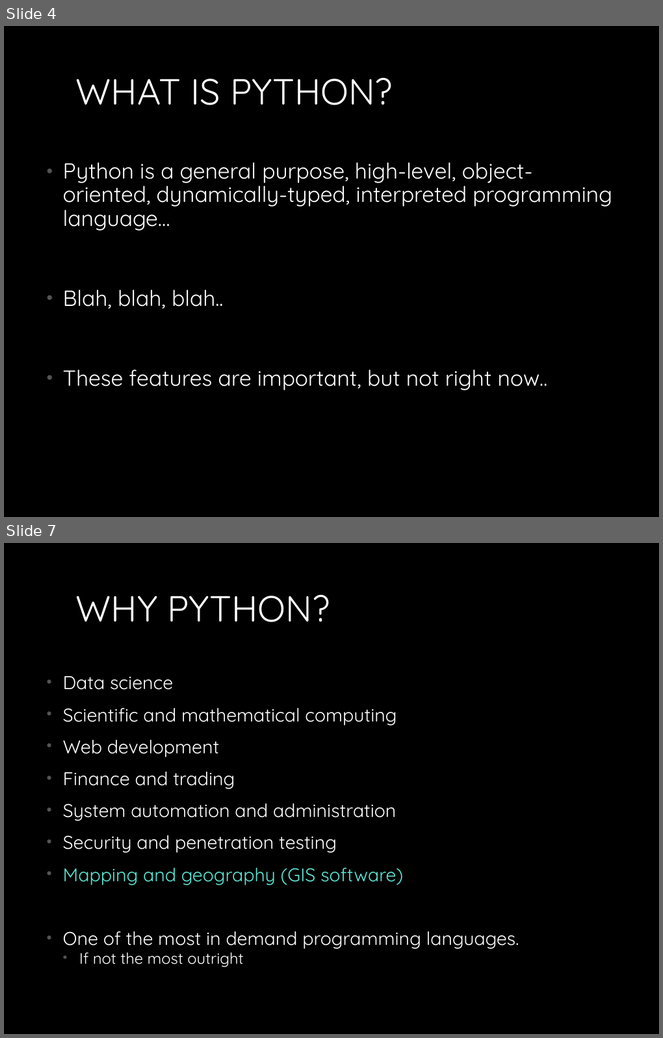
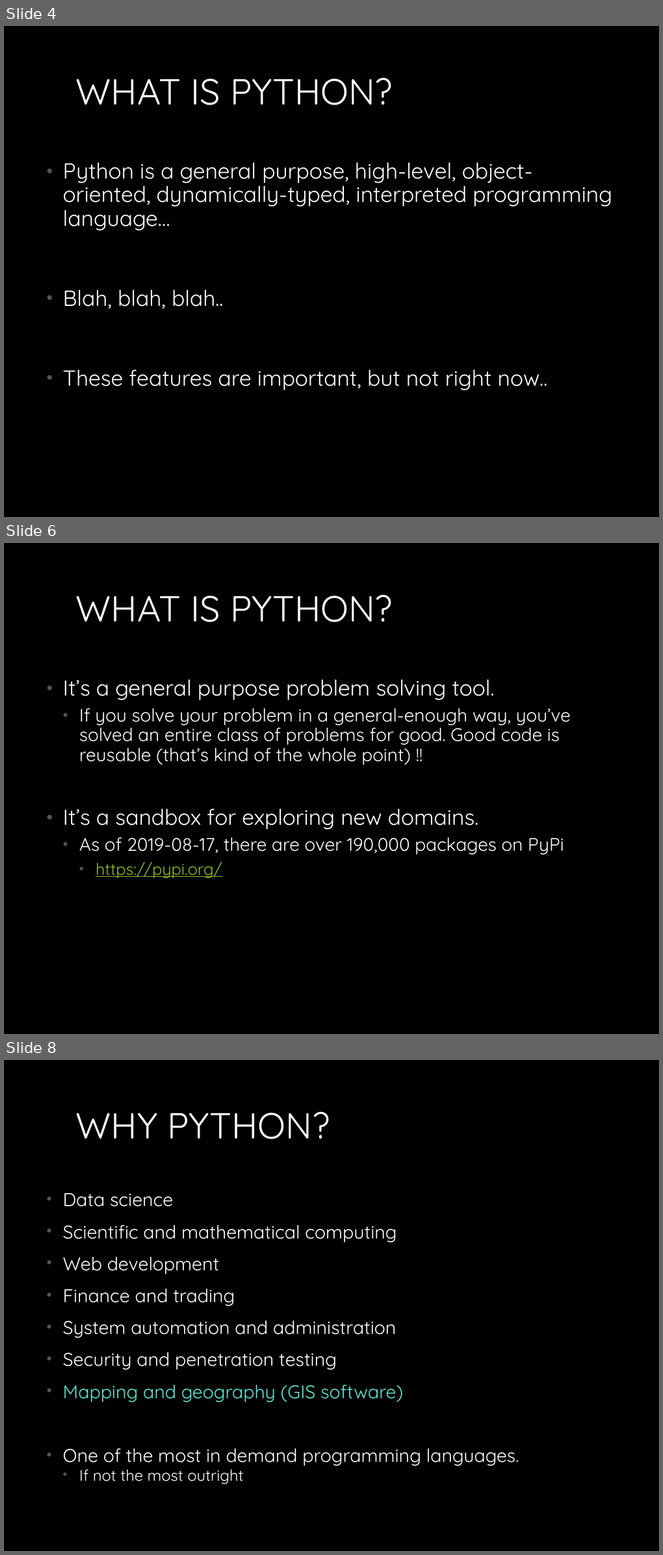
Before and after one commit to MichaelTroyer/Learning_Python_For_Fun_and_Profit, a slide deck: 1. Introduction/Introduction_to_Python.pptx. Shown one above the other, each under a label of ours: slides 4 and 7 before the commit, slides 4, 6 and 8 after it; the slides between them are not shown. The pictures are 663x1038 and 663x1555 pixels, drawn with LibreOffice and Linux fonts; fonts in the diff are those of the drawing. Boxes give left, top, right and bottom in pixels: in the first picture for what was removed or moved away, otherwise in the second. Text is boxed around its words. In the diff, an @@ line names an element or a change of style, - is before the commit and + after.

```diff
--- a/1. Introduction/Introduction_to_Python.pptx
+++ b/1. Introduction/Introduction_to_Python.pptx
@@ slide 6 added at (4,543,659,1034), background #000000 @@
@@ title added at (76,594,393,622), 40 pt, text #FFFFFF @@
+WHAT IS PYTHON?
@@ text added at (63,679,571,878), 20 pt, text #FFFFFF @@
+• It’s a general purpose problem solving tool.
+  • If you solve your problem in a general-enough way, you’ve solved an entire class of problems for good. Good code is reusable (that’s kind of the whole point) !!
+• It’s a sandbox for exploring new domains.
+  • As of 2019-08-17, there are over 190,000 packages on PyPi
+    • https://pypi.org/
@@ what was slide 7 is now slide 8 @@
```
Also in this commit, not shown: 6 slides changed, 3 other slides added, 1 slide removed, 8 other files.
